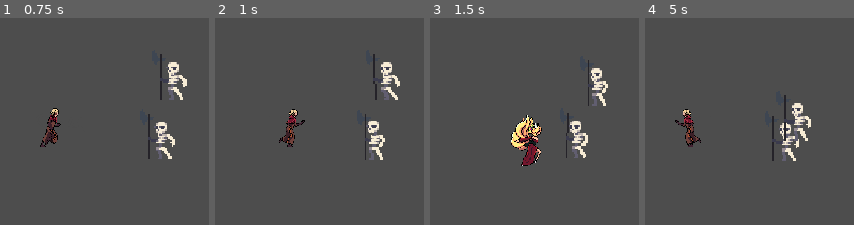
Above: before the commit, frames 1-4 (left to right).
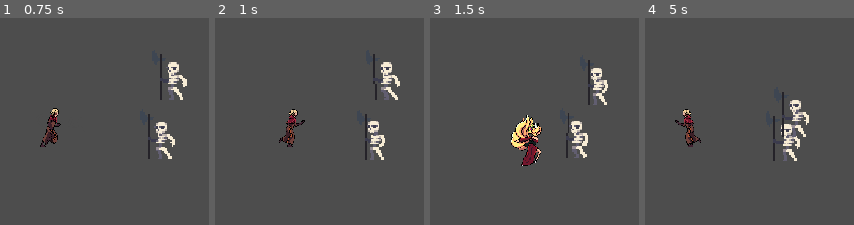
Above: after the commit, the same moments.

Repository: AugustanaCSC380January2024/final-game-jeager
Game: Godot game, scene res://scenes/levels/level_1.tscn
Same seed, same stepped clock (60 frames per second), same inputs: the game is played once before the commit and once after it.
Inputs:
- Up to frame 1 (0.75 s): tap Enter at 0.5 s; hold D (move right) from 0.53 s (still down); tap 1 (character 1 selected) at 0.6 s
- Up to frame 2 (1 s): keep holding D (move right)
- Up to frame 3 (1.5 s): release D (move right) at 1.28 s; hold S (move down) from 1.28 s (still down); tap 2 (character 2 selected) at 1.35 s
- Up to frame 4 (5 s): release S (move down) at 2.03 s; hold D (move right) 2.03-2.78 s; tap one key every 0.75 s from 2.1 s: 3 (character 3 selected) Space (normal attack) E (ultimate) 1 (character 1 selected); hold W (move up) 2.78-3.53 s; hold A (move left) from 3.53 s (still down)

Frame 1 is identical in both runs. In frame 2, 0.3% of the frame differs, in the area x 72-82%, y 46-69%; in frame 3, 0.6%; in frame 4, 1.8%, in the area x 60-80%, y 35-70%.

Commit message:
minor change

Diff:
--- a/scenes/enemy/player_detection_area.tscn
+++ b/scenes/enemy/player_detection_area.tscn
@@ -1,10 +1,10 @@
 [gd_scene load_steps=2 format=3 uid="uid://7vc7f2i1a2k0"]
 
-[sub_resource type="CircleShape2D" id="CircleShape2D_l6qvn"]
-radius = 51.0098
+[sub_resource type="CircleShape2D" id="CircleShape2D_8t3f3"]
 
 [node name="player_detection_area" type="Area2D"]
 collision_layer = 2
 
 [node name="CollisionShape2D" type="CollisionShape2D" parent="."]
-shape = SubResource("CircleShape2D_l6qvn")
+scale = Vector2(5, 5)
+shape = SubResource("CircleShape2D_8t3f3")
--- a/scenes/players/hayate.tscn
+++ b/scenes/players/hayate.tscn
@@ -571,5 +571,3 @@
 shape = SubResource("CapsuleShape2D_qwedl")
 
 [connection signal="timeout" from="Timer" to="." method="_on_timer_timeout"]
-[connection signal="body_entered" from="damage_hit_box" to="." method="_on_damage_hit_box_body_entered"]
-[connection signal="body_exited" from="damage_hit_box" to="." method="_on_damage_hit_box_body_exited"]
--- a/scenes/players/miko.tscn
+++ b/scenes/players/miko.tscn
@@ -802,6 +802,3 @@
 position = Vector2(67, -6)
 scale = Vector2(10.2461, 2.82744)
 shape = SubResource("CapsuleShape2D_k3tsx")
-
-[connection signal="body_entered" from="damage_hit_box" to="." method="_on_damage_hit_box_body_entered"]
-[connection signal="body_exited" from="damage_hit_box" to="." method="_on_damage_hit_box_body_exited"]
--- a/scenes/players/saber.tscn
+++ b/scenes/players/saber.tscn
@@ -427,6 +427,3 @@
 [node name="hitbox" type="CollisionShape2D" parent="damage_hit_box"]
 position = Vector2(46, -4)
 shape = SubResource("CapsuleShape2D_7du4r")
-
-[connection signal="body_entered" from="damage_hit_box" to="." method="_on_damage_hit_box_body_entered"]
-[connection signal="body_exited" from="damage_hit_box" to="." method="_on_damage_hit_box_body_exited"]
--- a/scripts/player.gd
+++ b/scripts/player.gd
@@ -25,6 +25,8 @@
 func _ready():
 	animated_sprite.animation_finished.connect(_on_animated_sprite_2d_animation_finished)
 	ultimate.animation_finished.connect(_on_ultimate_animation_finished)
+	damage_hitbox.body_entered.connect(_on_damage_hit_box_body_entered)
+	damage_hitbox.body_exited.connect(_on_damage_hit_box_body_exited)
 
 func _physics_process(delta):
 	var left_right_direction = 0
